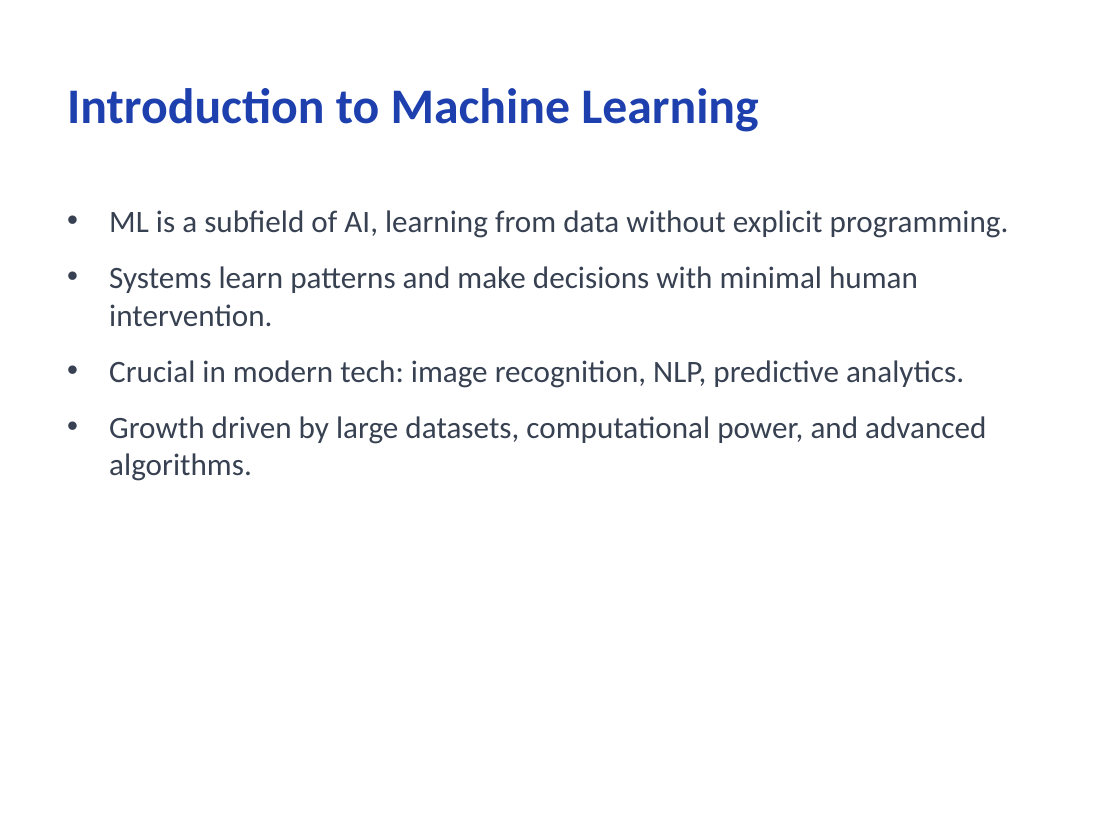
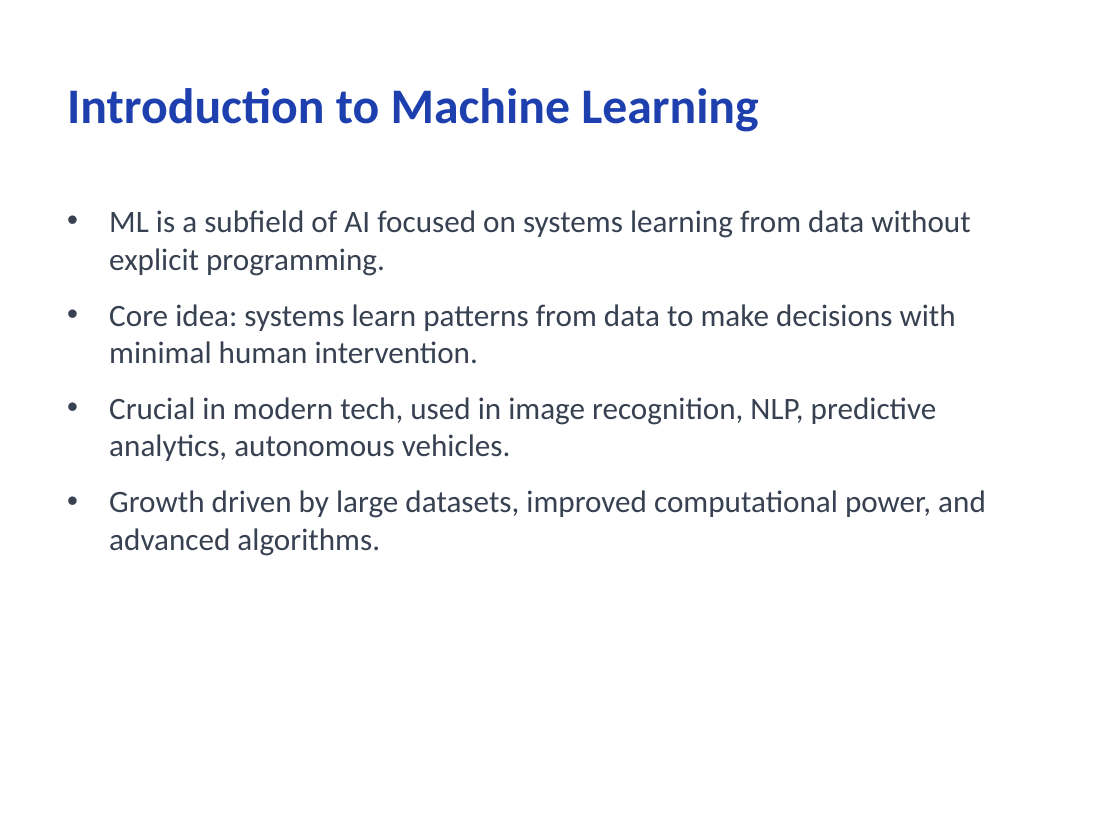
Before and after one commit to CodeByMonil/Lecture-Notes-Processor, a slide deck: slide 4 of outputs/slides/monil_ML-Note.pptx. Drawn at 1120x840 pixels with LibreOffice and Linux fonts; fonts in the diff are those of the drawing. Boxes give left, top, right and bottom in pixels: in the first picture for what was removed or moved away, otherwise in the second. Text is boxed around its words. In the diff, an @@ line names an element or a change of style, - is before the commit and + after.

```diff
--- a/outputs/slides/monil_ML-Note.pptx
+++ b/outputs/slides/monil_ML-Note.pptx
@@ text at (109,210,986,556): text changed @@
-• ML is a subfield of AI, learning from data without explicit programming.
-• Systems learn patterns and make decisions with minimal human intervention.
-• Crucial in modern tech: image recognition, NLP, predictive analytics.
-• Growth driven by large datasets, computational power, and advanced algorithms.
+• ML is a subfield of AI focused on systems learning from data without explicit programming.
+• Core idea: systems learn patterns from data to make decisions with minimal human intervention.
+• Crucial in modern tech, used in image recognition, NLP, predictive analytics, autonomous vehicles.
+• Growth driven by large datasets, improved computational power, and advanced algorithms.
```
Also in this commit, not shown: 10 other slides changed, 24 other files.
